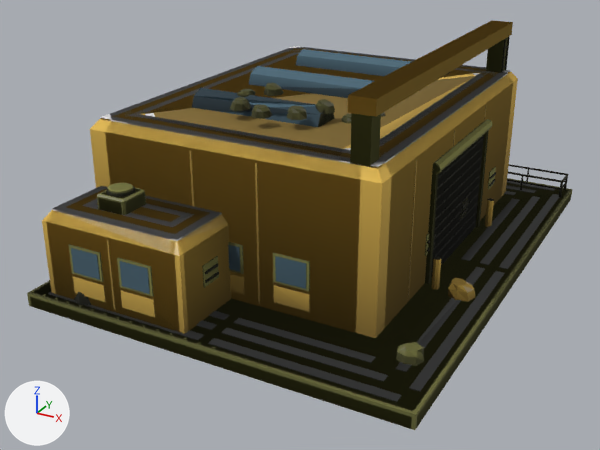
The glTF model assets/set_v5/meridian_vehicle_factory_damaged.glb as it was, and as the next commit left it.
One viewpoint serves both versions: a 50 mm camera at (10.43, -21.36, 11.11) aimed at (-0.58, -1.34, 1.1). The lights are fixed; the arrows at lower left show +X, +Y and +Z. The picture after the commit comes second. Vertices at exactly the same position are counted once.

Objects in the first picture: 'body', 'body.001', 'body.002'.
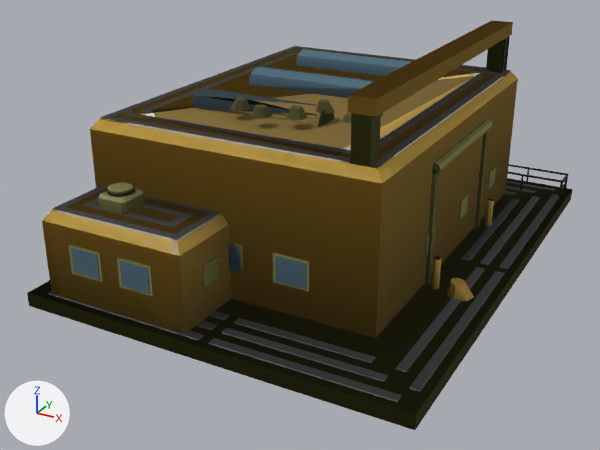
Location of each change, [x1, y1, x2, y2] in pixels of the pictures (600 x 450 px; the box of a moved part takes in the faces that stretch with it):
'body', reshaped
    before: [32, 20, 570, 426]
    after: [33, 36, 570, 428]
'body.001', reshaped (7% taller)
    before: [30, 45, 571, 429]
    after: [27, 20, 572, 430]
part 1 of me_mesh_0, deleted
    before: [32, 83, 496, 349]
part 2 of me_mesh_0, cut back
    before: [43, 99, 484, 340]
    after: [50, 99, 335, 340]
part 3 of me_mesh_0, recoloured
    both: [51, 49, 558, 402]
part 4 of me_mesh_1, added
    after: [27, 178, 572, 430]
part 5 of me_mesh_1, moved or reshaped (not visible before)
    after: [258, 66, 374, 82]
part 6 of me_mesh_1, deleted
    before: [74, 96, 440, 366]
part 7 of me_mesh_1, cut back
    before: [30, 47, 571, 429]
    after: [100, 46, 511, 301]

What the commit changed:
me_mesh_0 is used by ob_body; parent ob_meridian_vehicle_factory_damaged_lod0; location (0.0, 0.0, 0.0).
me_mesh_0 had 2006 vertices, 2878 faces and spanned x -5.6..5.6, y -7.5..7.5, z 0.0..6.3.
me_mesh_0 now has 1256 vertices, 1794 faces and spans x -5.6..5.6, y -7.5..7.5, z 0.0..6.3.
me_mesh_0 part 1: 78 loose pieces with 680 vertices, spanning x -5.5..3.7, y -7.4..7.4, z 0.4..5.3, are deleted.
Part 2, on me_mesh_0:
46 vertices are removed from x -5.1..3.6, y -7.4..2.6, z 0.4..5.2.
156 faces are deleted.
2 vertices move within x -5.1, y -7.3, z 0.4.
64 new faces join them, mat_paint2.
6 new faces join them, mat_team.
me_mesh_0 part 3: 696 kept faces spanning x -5.4..5.4, y -7.3..7.3, z 0.4..6.3 get new vertex colours; the middle colour goes from yellow #b2af5d to yellow #b3af5d.
Other edits to the shape of me_mesh_0 do not show in these pictures.
me_mesh_1 is used by ob_body_001; parent ob_meridian_vehicle_factory_damaged_lod1; location (0.0, 0.0, 0.0).
me_mesh_1 had 630 vertices, 965 faces and spanned x -5.6..5.6, y -7.5..7.5, z 0.0..6.3.
me_mesh_1 now has 252 vertices, 275 faces and spans x -5.6..5.6, y -7.5..7.5, z 0.0..6.3.
me_mesh_1 part 4: the loose piece of 8 vertices spanning x -4.2..-4.0, y 0.2..5.6, z 0.4 is copied, and the copy is scaled about its middle by (43.1, 2.78, 22.2), then moved by (4.1, -2.9, -0.2), in mat_paint2; it spans x -5.6..5.6, y -7.5..7.5, z 0.0..0.4.
me_mesh_1 part 5: the loose piece of 8 vertices spanning x -3.2..0.8, y 0.1..1.1, z 4.2..5.2 is moved by (0.0, 0.1, 0.0).
me_mesh_1 part 6: 9 loose pieces with 166 vertices, spanning x -4.8..5.0, y -7.3..7.2, z 0.4..5.2, are deleted.
me_mesh_1 part 7: 1 vertex moved from x -0.6, y -4.9, z 2.5 to x -0.6, y -4.8, z 2.5; 261 vertices removed from x -5.6..5.6, y -7.5..7.5, z 0.0..4.8; 41 vertices added at x -5.0..4.6, y -7.2..6.1, z 0.4..4.7.
me_mesh_1 no longer uses material mat_metal.
